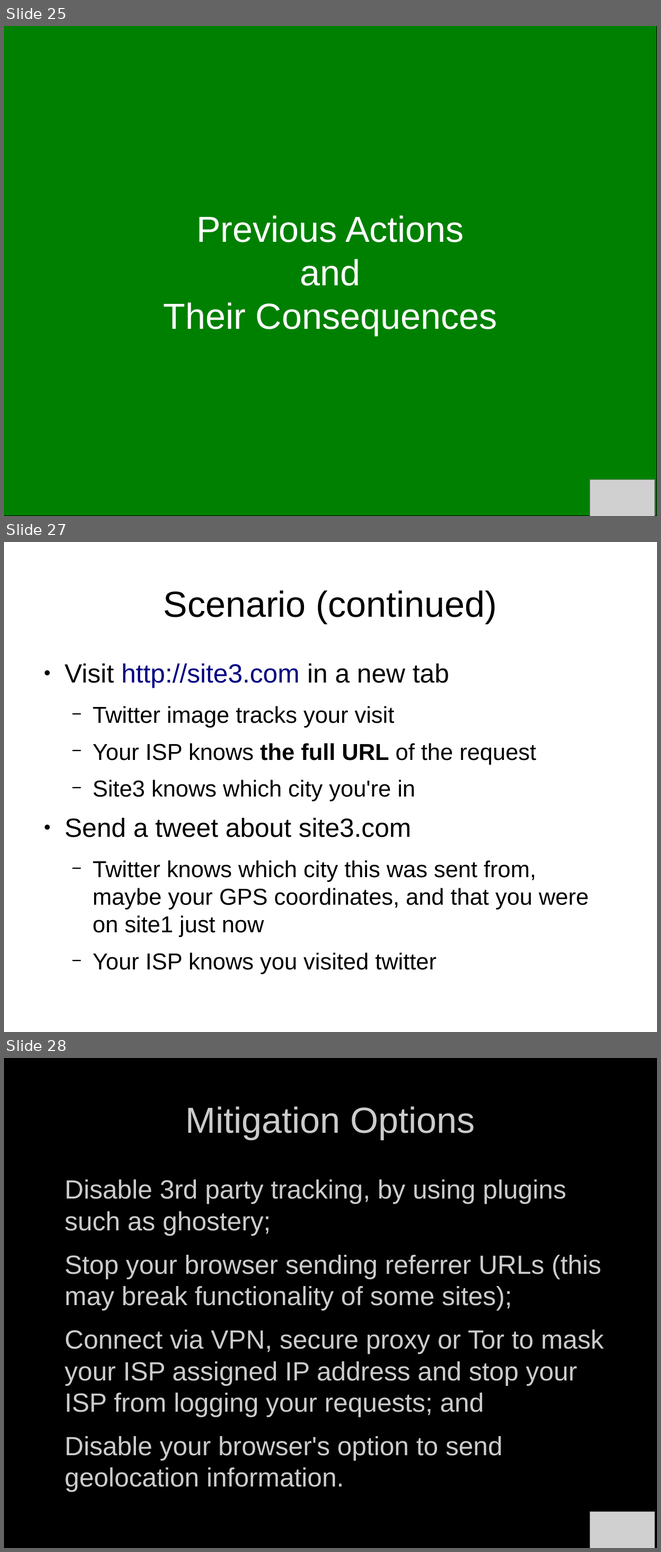
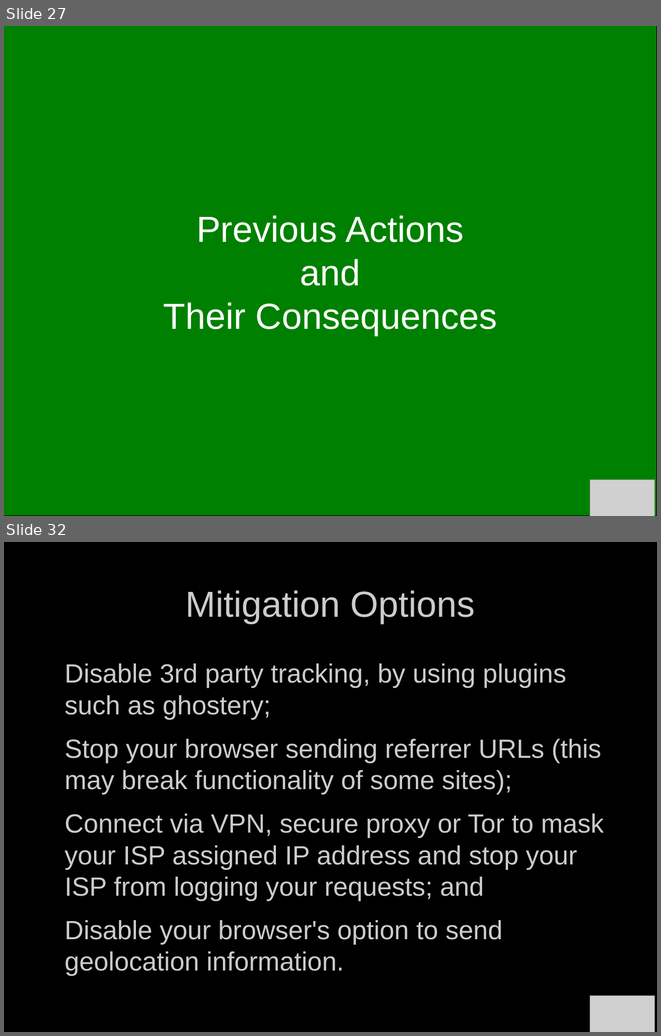
Before and after one commit to bendechrai/preso-security-privacy-anonymity, a slide deck: security-privacy-anonymity.odp. Shown one above the other, each under a label of ours: slides 25, 27 and 28 before the commit, slides 27 and 32 after it; the slides between them are not shown. The pictures are 661x1552 and 661x1036 pixels, drawn with LibreOffice and Linux fonts; fonts in the diff are those of the drawing; grey boxes stand for pictures; background and template pictures are left out. Boxes give left, top, right and bottom in pixels: in the first picture for what was removed or moved away, otherwise in the second. Text is boxed around its words. In the diff, an @@ line names an element or a change of style, - is before the commit and + after.

Commit message:
converted scenarios in to screen shots

```diff
--- a/security-privacy-anonymity.odp
+++ b/security-privacy-anonymity.odp
@@ slide 27 removed at bbox=[4, 542, 657, 1032], background #FFFFFF @@
@@ title removed at bbox=[164, 590, 497, 623] @@
-Scenario (continued)
@@ text removed at bbox=[64, 663, 589, 974] @@
-● Visit http://site3.com in a new tab
-  − Twitter image tracks your visit
-  − Your ISP knows the full URL of the request
-  − Site3 knows which city you're in
-● Send a tweet about site3.com
-  − Twitter knows which city this was sent from, maybe your GPS coordinates, and that you were on site1 just now
-  − Your ISP knows you visited twitter
@@ what was slide 25 is now slide 27 @@
@@ what was slide 28 is now slide 32 @@
```
Also in this commit, not shown: 2 slides changed, 6 slides added, 1 other slide removed.
